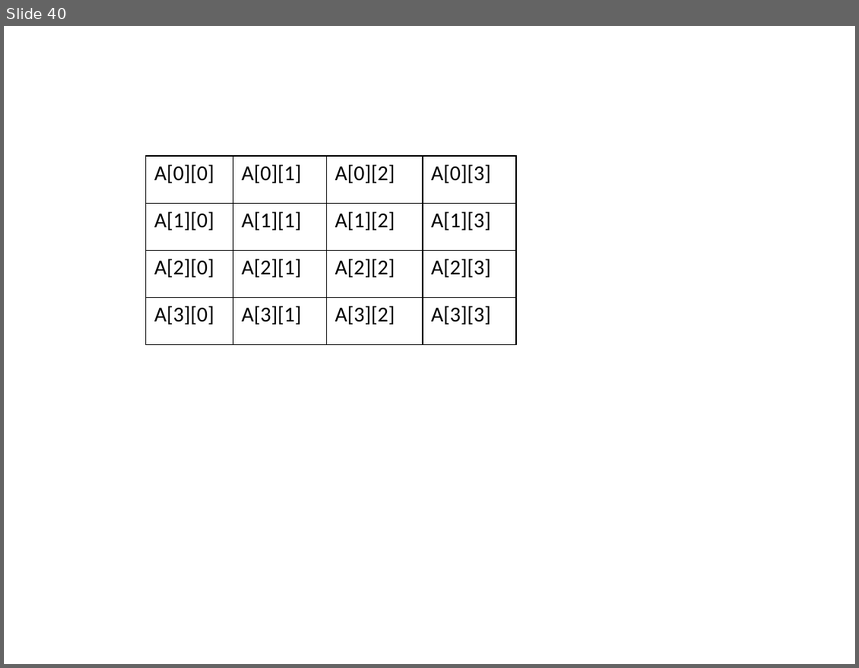
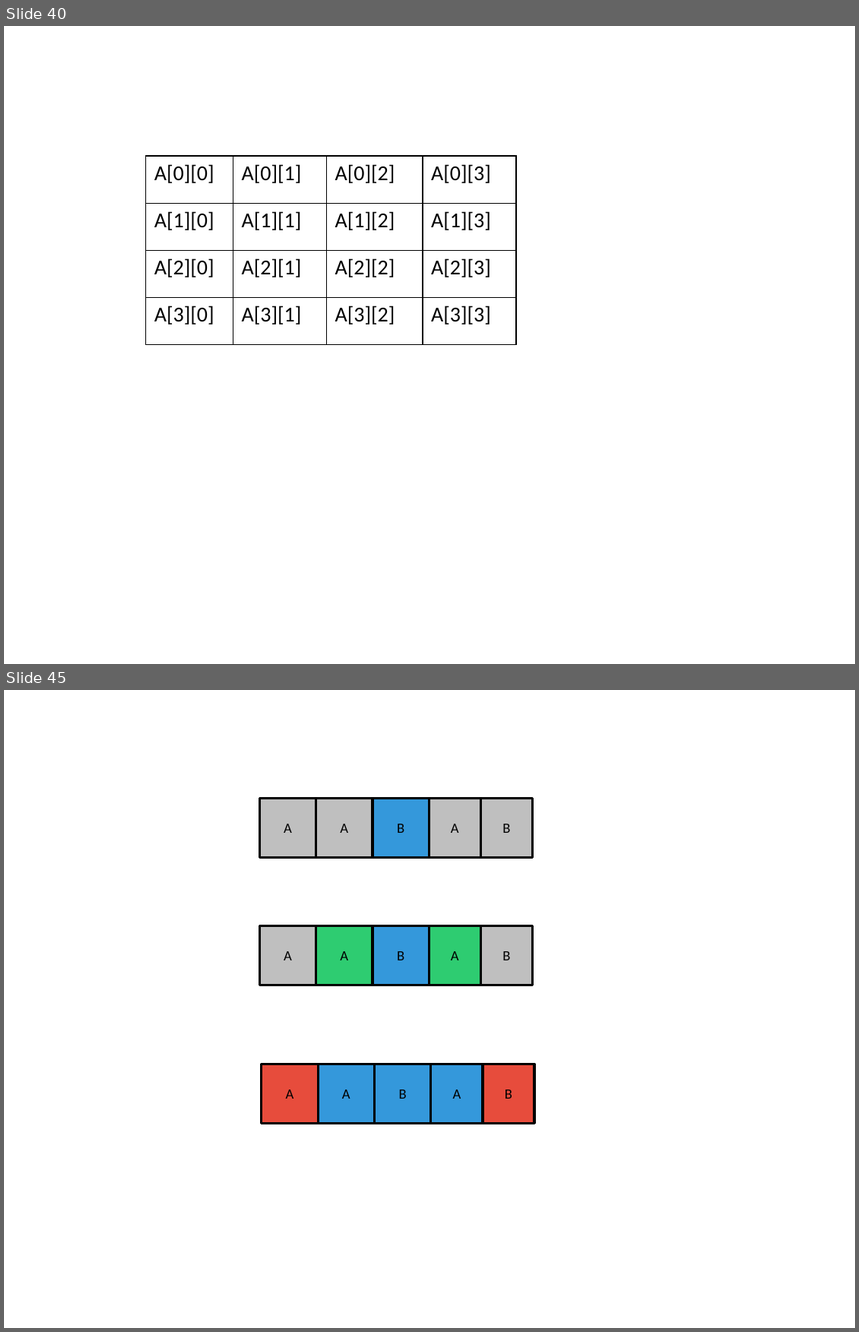
Before and after one commit to jainankit49/HackerGymContent, a slide deck: Images/imgs.pptx. Shown one above the other, each under a label of ours: slide 40 before the commit, slides 40 and 45 after it; the slides between them are not shown. The pictures are 859x668 and 859x1332 pixels, drawn with LibreOffice and Linux fonts; fonts in the diff are those of the drawing. Boxes give left, top, right and bottom in pixels: in the first picture for what was removed or moved away, otherwise in the second. Text is boxed around its words. In the diff, an @@ line names an element or a change of style, - is before the commit and + after.

```diff
--- a/Images/imgs.pptx
+++ b/Images/imgs.pptx
@@ slide 45 added at (4, 690, 855, 1328), background #FFFFFF @@
@@ group added at (259, 798, 533, 858): 5 rectangles @@
+B
+A
+A
+B
+A
@@ group added at (259, 926, 533, 986): 5 rectangles @@
+B
+A
+A
+B
+A
@@ group added at (262, 1065, 535, 1124): 5 rectangles @@
+B
+A
+A
+B
+A
```
Also in this commit, not shown: 6 other slides added, 2 other files.
